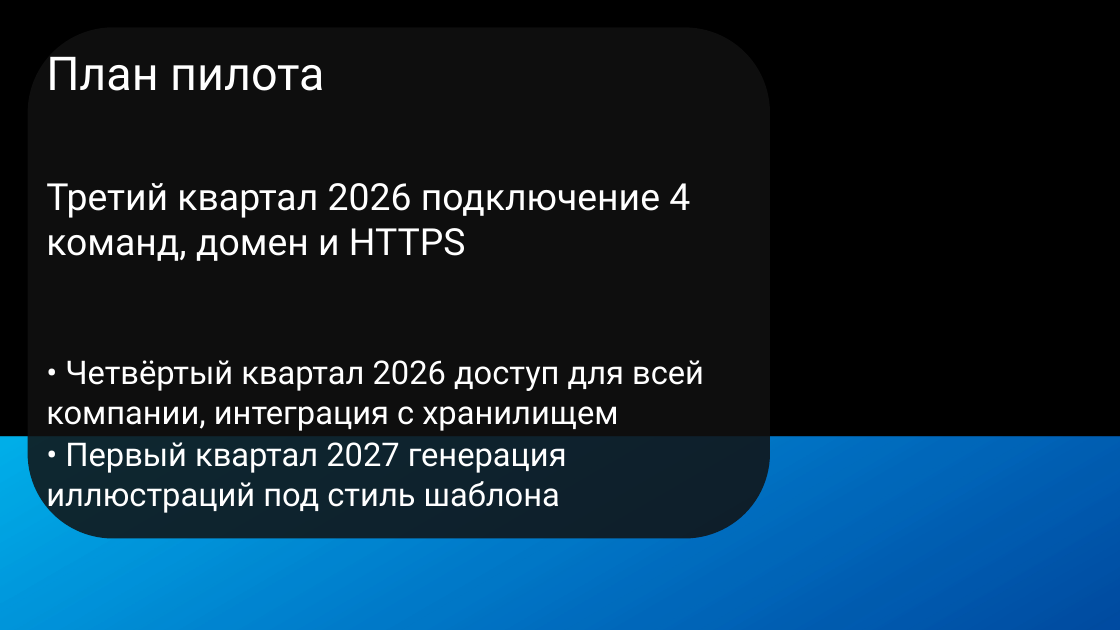
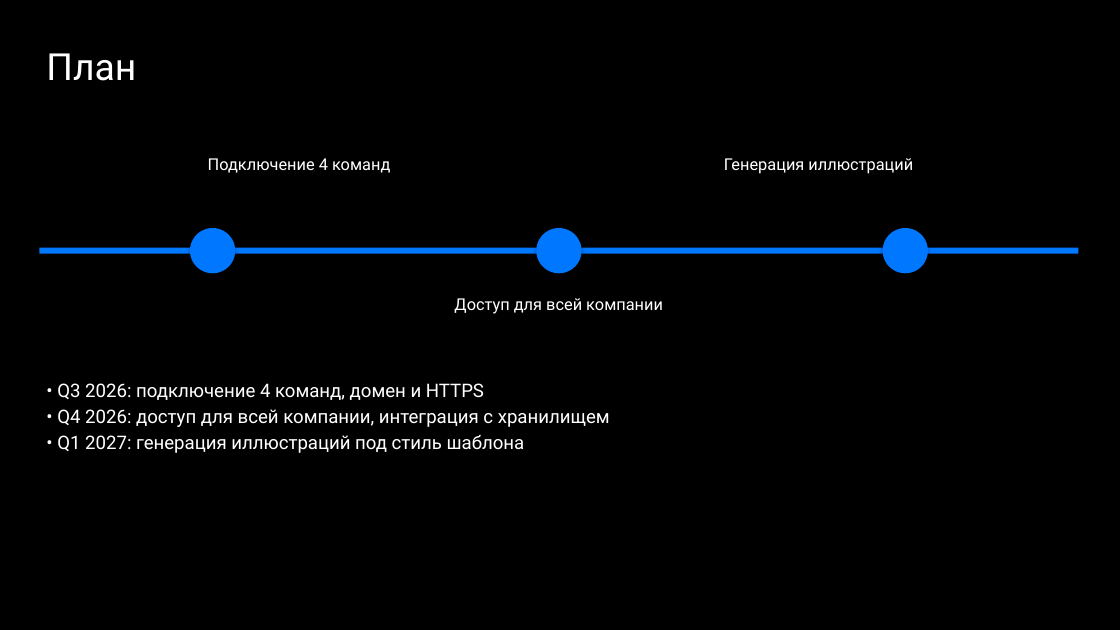
Before and after one commit to DiFoxenGit/-VKTechHackathon, a slide deck: slide 8 of samples/VK_WorkSpace_Клиентская_конференция_Шабл__focus.pptx (slide 7 before the commit). Drawn at 1120x630 pixels with LibreOffice and Linux fonts; fonts in the diff are those of the drawing; background and template pictures are left out. Boxes give left, top, right and bottom in pixels: in the first picture for what was removed or moved away, otherwise in the second. Text is boxed around its words. In the diff, an @@ line names an element or a change of style, - is before the commit and + after.

```diff
--- a/samples/VK_WorkSpace_Клиентская_конференция_Шабл__focus.pptx
+++ b/samples/VK_WorkSpace_Клиентская_конференция_Шабл__focus.pptx
@@ rounded rectangle removed at (x1=28, y1=28, x2=770, y2=539) @@
@@ text at (x1=46, y1=53, x2=136, y2=81): text changed; size 40 to 32 pt @@
-План пилота
+План
@@ text at (x1=208, y1=158, x2=390, y2=173): text changed; size 32 to 14 pt @@
-Третий квартал 2026 подключение 4 команд, домен и HTTPS
+Подключение 4 команд
@@ text added at (x1=724, y1=158, x2=913, y2=174), 14 pt, text #FFFFFF @@
+Генерация иллюстраций
@@ ellipse added at (x1=190, y1=228, x2=235, y2=273), fill #0077FF @@
@@ ellipse added at (x1=536, y1=228, x2=581, y2=273), fill #0077FF @@
@@ ellipse added at (x1=883, y1=228, x2=928, y2=273), fill #0077FF @@
@@ rectangle added at (x1=39, y1=248, x2=1079, y2=254), fill #0077FF @@
@@ text added at (x1=454, y1=298, x2=663, y2=314), 14 pt, text #FFFFFF @@
+Доступ для всей компании
@@ text at (x1=57, y1=383, x2=610, y2=453): text changed; size 28 to 16 pt @@
-• Четвёртый квартал 2026 доступ для всей компании, интеграция с хранилищем
-• Первый квартал 2027 генерация иллюстраций под стиль шаблона
+• Q3 2026: подключение 4 команд, домен и HTTPS
+• Q4 2026: доступ для всей компании, интеграция с хранилищем
+• Q1 2027: генерация иллюстраций под стиль шаблона
@@ rectangle removed at (x1=0, y1=436, x2=1120, y2=630) @@
```
Also in this commit, not shown: 4 other slides changed, 5 slides added, 5 slides removed, 31 other files.
